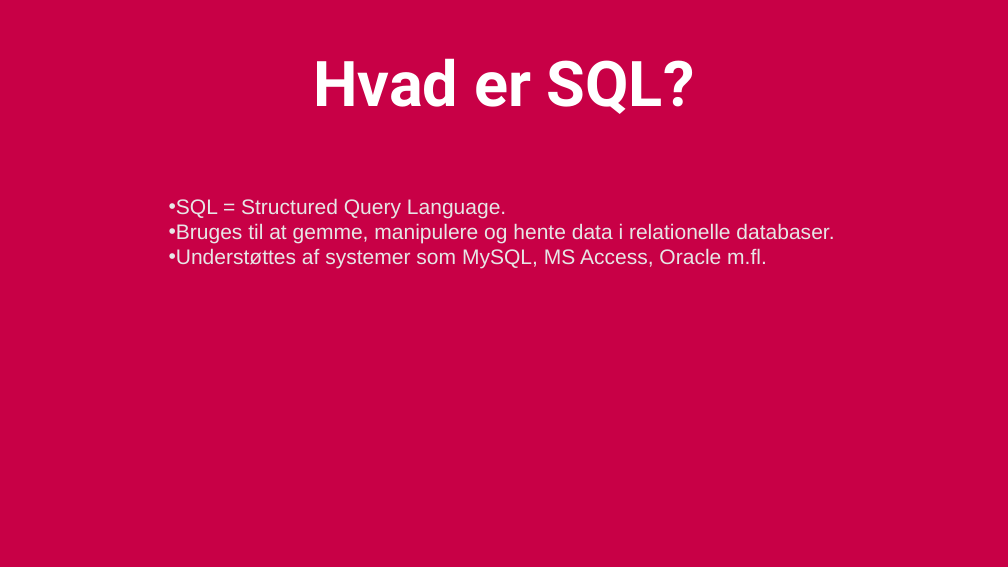
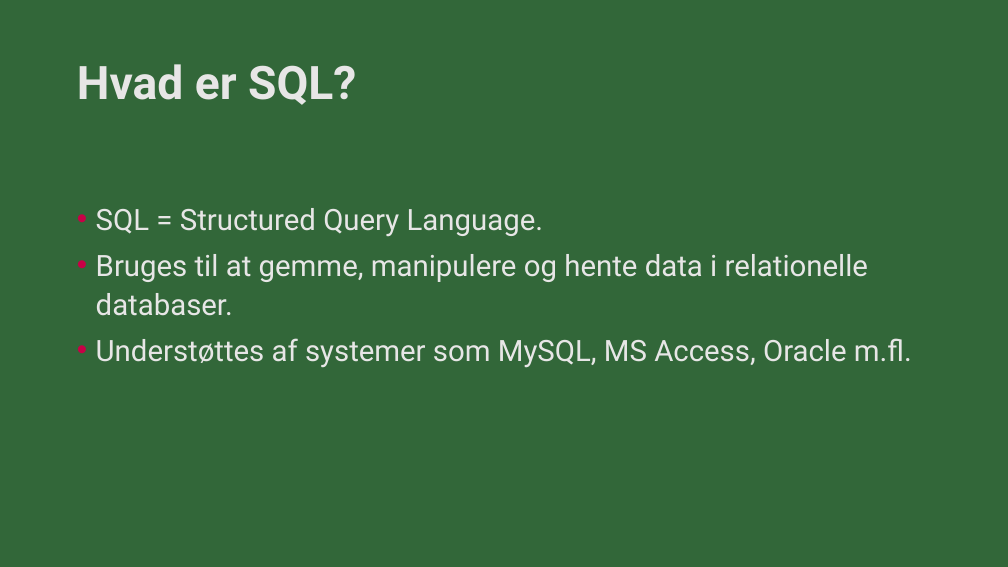
Before and after one commit to xiaoleibi/DMU26, a slide deck: slide 2 of DBPPT/DB Gang3 DataTyper.pptx (slide 4 before the commit). Drawn at 1008x567 pixels with LibreOffice and Linux fonts; fonts in the diff are those of the drawing. Boxes give left, top, right and bottom in pixels: in the first picture for what was removed or moved away, otherwise in the second. Text is boxed around its words. In the diff, an @@ line names an element or a change of style, - is before the commit and + after.

```diff
--- a/DBPPT/DB Gang3 DataTyper.pptx
+++ b/DBPPT/DB Gang3 DataTyper.pptx
@@ background #FFFFFF to #326739 @@
@@ rectangle removed at (0,0,1008,567) @@
@@ title "Hvad er SQL?": place and size @@
-title "Hvad er SQL?" at (313,58,695,114)
+title "Hvad er SQL?" at (77,64,356,105)
@@ title "Hvad er SQL?" at (77,64,356,105): size 60 to 44 pt, text colour #FFFFFF to #E7E6E6; alignment centre to left; vertical alignment bottom to middle @@
@@ text "SQL = Structured Query Language.": place and size @@
-text "SQL = Structured Query Language." at (169,198,834,269)
+text "SQL = Structured Query Language." at (96,208,912,368)
@@ text "SQL = Structured Query Language." at (96,208,912,368): size 20 to 28 pt, font Arial to Roboto; indent changed; line spacing 1 to 1.1; more space between paragraphs; vertical alignment middle to top @@
```
Also in this commit, not shown: 1 other slide changed, 1 slide added, 4 slides removed.
